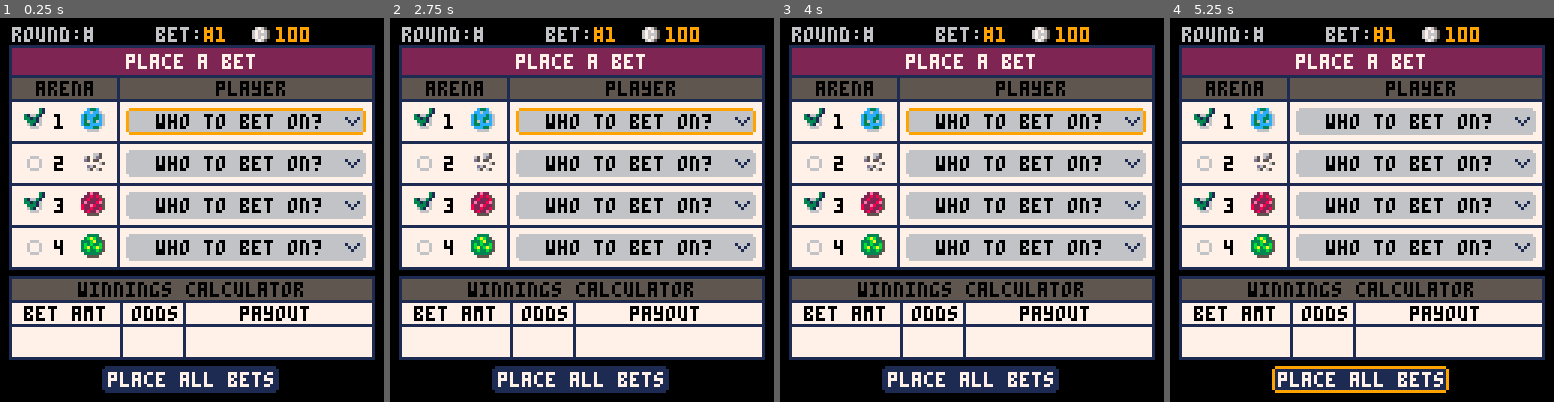
Above: before the commit, frames 1-4 (left to right).
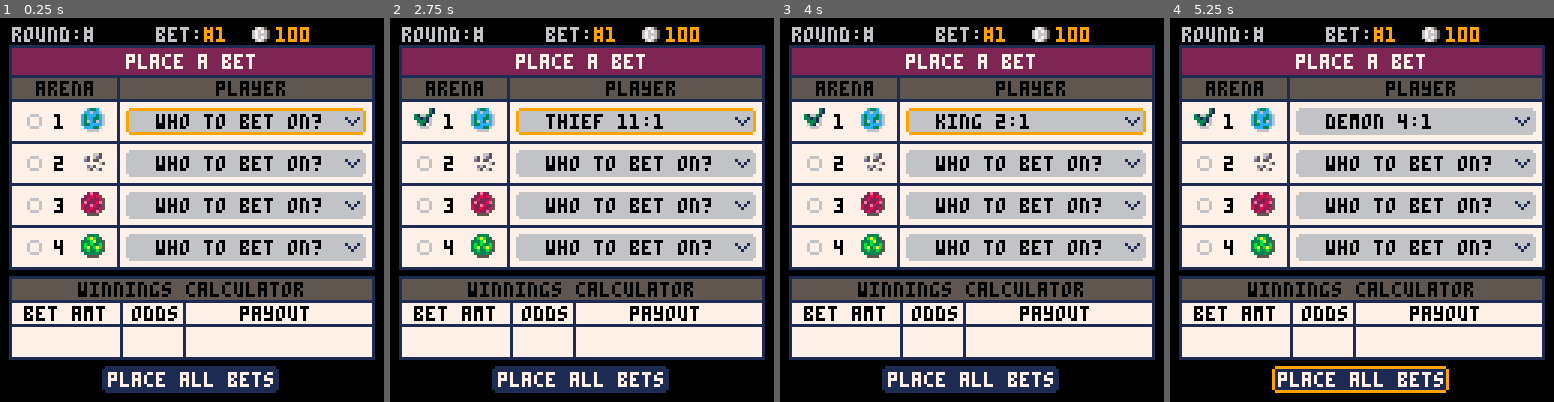
Above: after the commit, the same moments.

Repository: suspicious-smoke/club-bets-pico8
Game: PICO-8 cartridge club-bets.p8
The game is run twice, just before and just after one commit, with the same random seed, the same clock (stepped at 60 frames per second) and the same inputs.
Inputs:
- Up to frame 1 (0.25 s): no input
- Up to frame 2 (2.75 s): tap X (X key) at 0.33, 1.07, 1.85 s; tap O (Z key) at 0.7, 1.7, 2.1, 2.5 s; hold Right 1.6-2.1 s; hold Up 2.15-2.42 s; hold Right from 2.47 s (still down)
- Up to frame 3 (4 s): tap O (Z key) at 2.9, 3.3, 3.7 s; tap X (X key) at 2.97 s; release Right at 3.03 s; hold Left 3.08-3.58 s; hold Down 3.63-3.97 s
- Up to frame 4 (5.25 s): hold Right 4.02-4.68 s; tap X (X key) at 4.08, 5.2 s; tap O (Z key) at 4.1, 4.5, 4.9 s; hold Up 4.73-5.03 s; hold Left from 5.08 s (still down)

The runs differ from the first frame. In frame 1, 0.2% of the frame differs, in the area x 6-12%, y 23-50%; in frame 2, 0.8%; in frame 3, 0.7%; in frame 4, 0.8%, in the area x 6-84%, y 25-50%.

Commit message:
work on bet ui

Diff:
--- a/club-bets.p8
+++ b/club-bets.p8
@@ -53,7 +53,7 @@
 			.1250,.1157,.0972,.0694,.0463,.0278,.0139,.0046
 	}
 	--prob of 3d6 from 3-18
-
+	bet_sel=1--the currently selected bet (betpage/quickbetpage)
 
 	_upd=blank
 	_drw=blank
@@ -105,7 +105,7 @@
 	_upd=upd_betpage
 	_drw=drw_betpage
 	arena_sel=1
-	plyr_sel=1
+	plyr_menu_sel=1
 	current_bet=1
 	md_sel_plyr=false
 end
@@ -113,10 +113,14 @@
 function upd_betpage()
 	if md_sel_plyr then
 		if btnp(⬆️) then
-			plyr_sel=(plyr_sel-2)%4+1
+			plyr_menu_sel=(plyr_menu_sel-2)%4+1
 		elseif btnp(⬇️) then
-			plyr_sel=(plyr_sel%4)+1
-		elseif btnp(🅾️) or btnp(❎) then
+			plyr_menu_sel=(plyr_menu_sel%4)+1
+		elseif btnp(🅾️) then
+			player_sel=plyr_menu_sel+(arena_sel-1)*4
+			toggle_bet()
+			md_sel_plyr=false
+		elseif btnp(❎) then
 			md_sel_plyr=false
 		end
 	else
@@ -129,7 +133,7 @@
 				--complete bets
 			else
 				md_sel_plyr=true
-				plyr_sel=1
+				plyr_menu_sel=1
 			end
 		elseif btnp(❎) then
 			--open up window to see
@@ -161,17 +165,22 @@
 		if arena_sel==i and not md_sel_plyr then
 			rrect(42,16+i*14,80,9,1,9)
 		end
-		spr(106+i%2,8,16+i*14)
+
+
+
 		print(i,18,18+i*14,0)
 		spr(101+i,27,16+i*14)--planet
 		--get player
+		chk_spr=106
 		local plyr_str="who to bet on?"
 		for plyr=1,4 do
 			local _arloc=(i-1)*4+plyr
 			if bets[current_bet][_arloc] then
 				plyr_str=players[arenas[_arloc]][1].." "..bet_odds[_arloc]..":1"
+				chk_spr=107
 			end
 		end
+		spr(chk_spr,8,16+i*14)--check mark
 		print(plyr_str,52,18+i*14,0)
 		spr(68,115,19+i*14)
 	end
@@ -189,7 +198,7 @@
 	rrectfill(42,26+arena_sel*14,80,40,1,6)
 	for plyr=1,4 do
 		local _arloc=(arena_sel-1)*4+plyr
-		if plyr_sel==plyr then
+		if plyr_menu_sel==plyr then
 			rrectfill(44,20+arena_sel*14+plyr*9,76,9,1,5)
 		end
 		print(get_player_string(_arloc),52,22+arena_sel*14+plyr*9,0)
